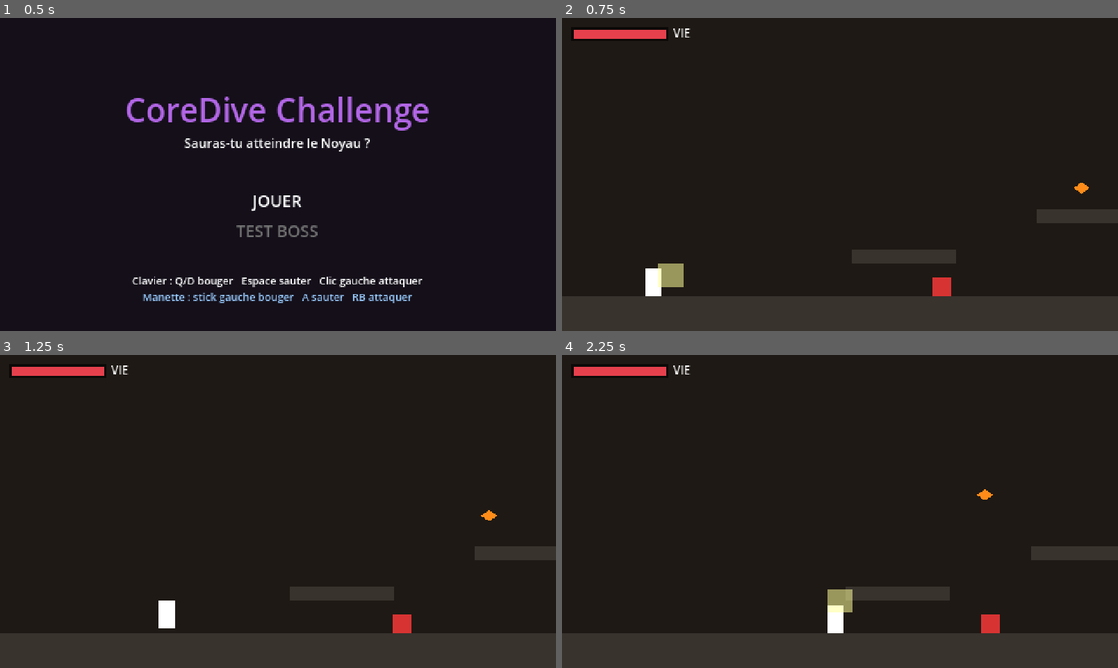
Above: before the commit, frames 1-4 (two rows, left to right).
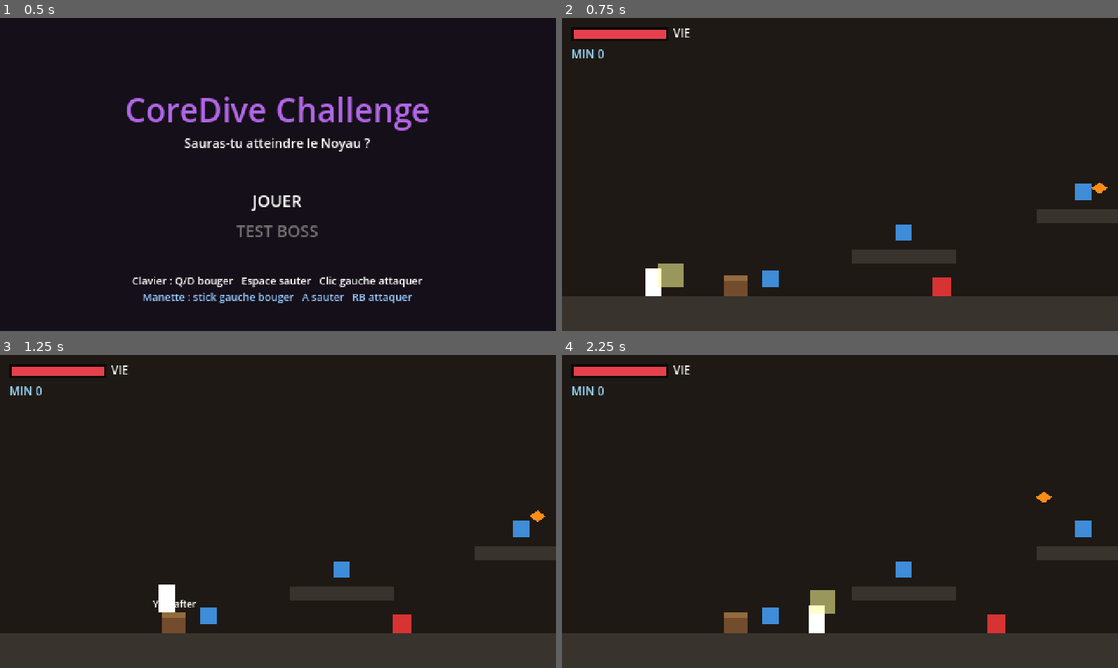
Above: after the commit, the same moments.

Repository: ServOMorph/jeu-pour-nino
Game: Godot game, scene res://scenes/ui/title.tscn
Two runs of this game, one before a commit and one after it. Both use one fixed random seed, a clock stepped at 60 frames per second and the inputs below.
Inputs (mouse positions are in pixels of both pictures, inside the frame that each line leads up to):
- Up to frame 1 (0.5 s): no input
- Up to frame 2 (0.75 s): tap Enter (ui_accept) at 0.5 s; move the mouse to (962, 158) at 0.52 s; hold D (move_right) from 0.53 s (still down); click (962, 158) at 0.6 s
- Up to frame 3 (1.25 s): keep holding D (move_right); tap Space (jump) at 0.77 s; tap Enter (ui_accept) at 0.8 s
- Up to frame 4 (2.25 s): move the mouse to (728, 527) at 1.27 s; tap Enter (ui_accept) at 1.35 s; tap Space (jump) at 1.52 s; click (728, 527) at 1.55 s; move the mouse to (895, 442) at 2.02 s; release D (move_right) at 2.03 s; hold A (move_left) from 2.03 s (still down); click (895, 442) at 2.1 s

Frame 1 is identical in both runs. In frame 2, 0.9% of the frame differs, in the area x 1-99%, y 10-89%; in frame 3, 1.2%; in frame 4, 2.1%, in the area x 1-96%, y 10-89%.

Commit message:
close(jeu): session 2026-06-21 — Phase 1+2 implémentées (Inventory, filons, établi, craft menu)
Co-Authored-By: Claude Haiku 4.5 <noreply@anthropic.com>

Diff:
--- /dev/null
+++ b/game/data/recipes.json
@@ -0,0 +1,5 @@
+[
+  {"id": "epee_cuivre", "name": "Epee cuivre", "cost": 4},
+  {"id": "armure_bois", "name": "Armure bois", "cost": 3},
+  {"id": "epee_fer",    "name": "Epee fer",    "cost": 7}
+]
--- a/game/project.godot
+++ b/game/project.godot
@@ -17,6 +17,7 @@
 JoyMap="*res://scripts/joymap.gd"
 AudioManager="*res://scripts/audio.gd"
 Dev="*res://scripts/dev.gd"
+Inventory="*res://scripts/inventory.gd"
 
 [display]
 
--- /dev/null
+++ b/game/scripts/craft_menu.gd
@@ -0,0 +1,136 @@
+extends CanvasLayer
+
+const RECIPE_FILE := "res://data/recipes.json"
+const PX := 140.0
+const PY := 77.0
+const PW := 200.0
+const PH := 115.0
+const ROW_H := 22.0
+
+var _recipes: Array = []
+var _selected := 0
+var _row_bgs: Array[ColorRect] = []
+var _row_labels: Array[Label] = []
+
+func _ready() -> void:
+	layer = 10
+	process_mode = Node.PROCESS_MODE_ALWAYS
+	_load_recipes()
+	_build_ui()
+	visible = false
+
+func _load_recipes() -> void:
+	var f := FileAccess.open(RECIPE_FILE, FileAccess.READ)
+	if f == null:
+		return
+	var parsed: Variant = JSON.parse_string(f.get_as_text())
+	if parsed is Array:
+		_recipes = parsed
+
+func _build_ui() -> void:
+	var dim := ColorRect.new()
+	dim.color = Color(0, 0, 0, 0.5)
+	dim.size = Vector2(480, 270)
+	add_child(dim)
+
+	var panel := ColorRect.new()
+	panel.color = Color(0.12, 0.10, 0.08)
+	panel.position = Vector2(PX, PY)
+	panel.size = Vector2(PW, PH)
+	add_child(panel)
+
+	var title := Label.new()
+	title.text = "ETABLI"
+	title.position = Vector2(PX + 8, PY + 6)
+	title.add_theme_font_size_override("font_size", 10)
+	title.modulate = Color(0.9, 0.75, 0.4)
+	add_child(title)
+
+	var sep := ColorRect.new()
+	sep.color = Color(0.4, 0.3, 0.15)
+	sep.position = Vector2(PX + 4, PY + 22)
+	sep.size = Vector2(PW - 8, 1)
+	add_child(sep)
+
+	for i in _recipes.size():
+		_build_row(i)
+
+	var hint := Label.new()
+	hint.text = "A: craft   B: fermer"
+	hint.position = Vector2(PX + 4, PY + PH - 14)
+	hint.add_theme_font_size_override("font_size", 7)
+	hint.modulate = Color(0.45, 0.45, 0.45)
+	add_child(hint)
+
+func _build_row(i: int) -> void:
+	var recipe: Dictionary = _recipes[i]
+	var y := PY + 26.0 + i * ROW_H
+
+	var bg := ColorRect.new()
+	bg.position = Vector2(PX + 4, y)
+	bg.size = Vector2(PW - 8, ROW_H - 4)
+	bg.color = Color(0.20, 0.18, 0.15)
+	add_child(bg)
+
+	var lbl := Label.new()
+	lbl.text = "%s — %d MIN" % [recipe["name"], int(recipe["cost"])]
+	lbl.position = Vector2(PX + 8, y + 2)
+	lbl.add_theme_font_size_override("font_size", 9)
+	add_child(lbl)
+
+	_row_bgs.append(bg)
+	_row_labels.append(lbl)
+
+func open() -> void:
+	_selected = 0
+	_refresh()
+	visible = true
+	get_tree().paused = true
+
+func close() -> void:
+	visible = false
+	get_tree().paused = false
+
+func _refresh() -> void:
+	for i in _recipes.size():
+		var recipe: Dictionary = _recipes[i]
+		var cost := int(recipe["cost"])
+		var id: String = recipe["id"]
+		var done := Inventory.has_item(id)
+		var affordable := Inventory.resources >= cost
+
+		_row_bgs[i].color = Color(0.30, 0.26, 0.20) if i == _selected else Color(0.20, 0.18, 0.15)
+
+		if done:
+			_row_labels[i].text = "%s [CRAFT]" % recipe["name"]
+			_row_labels[i].modulate = Color(0.45, 0.70, 0.45)
+		elif affordable:
+			_row_labels[i].text = "%s — %d MIN" % [recipe["name"], cost]
+			_row_labels[i].modulate = Color(1.0, 0.95, 0.8)
+		else:
+			_row_labels[i].text = "%s — %d MIN" % [recipe["name"], cost]
+			_row_labels[i].modulate = Color(0.45, 0.45, 0.45)
+
+func _process(_delta: float) -> void:
+	if not visible:
+		return
+	if Input.is_action_just_pressed("ui_cancel"):
+		close()
+	elif Input.is_action_just_pressed("ui_up"):
+		_selected = (_selected - 1 + _recipes.size()) % _recipes.size()
+		_refresh()
+	elif Input.is_action_just_pressed("ui_down"):
+		_selected = (_selected + 1) % _recipes.size()
+		_refresh()
+	elif Input.is_action_just_pressed("ui_accept"):
+		_try_craft(_selected)
+
+func _try_craft(i: int) -> void:
+	if i >= _recipes.size():
+		return
+	var recipe: Dictionary = _recipes[i]
+	if Inventory.has_item(recipe["id"]):
+		return
+	if Inventory.spend(int(recipe["cost"])):
+		Inventory.add_item(recipe["id"])
+		_refresh()
--- a/game/scripts/hud.gd
+++ b/game/scripts/hud.gd
@@ -3,10 +3,12 @@
 var _hp_fill: ColorRect
 var _boss_bar_root: Control
 var _boss_fill: ColorRect
+var _res_label: Label
 
 func setup(player: Node, boss: Node) -> void:
 	_build_player_bar(player)
 	_build_boss_bar(boss)
+	_build_resource_counter()
 
 func _build_player_bar(player: Node) -> void:
 	var hp_bg := ColorRect.new()
@@ -48,6 +50,18 @@
 	_boss_bar_root.add_child(b_label)
 	boss.health_changed.connect(_on_boss_health_changed)
 
+func _build_resource_counter() -> void:
+	_res_label = Label.new()
+	_res_label.position = Vector2(8, 24)
+	_res_label.add_theme_font_size_override("font_size", 10)
+	_res_label.modulate = Color(0.6, 0.85, 1.0)
+	add_child(_res_label)
+	Inventory.resources_changed.connect(_on_resources_changed)
+	_on_resources_changed(Inventory.resources)
+
+func _on_resources_changed(current: int) -> void:
+	_res_label.text = "MIN %d" % current
+
 func show_boss_bar() -> void:
 	_boss_bar_root.visible = true
 
--- /dev/null
+++ b/game/scripts/inventory.gd
@@ -0,0 +1,31 @@
+extends Node
+
+signal resources_changed(current: int)
+signal items_changed()
+
+var resources := 0
+var items: Array[String] = []
+
+func reset() -> void:
+	resources = 0
+	items.clear()
+	resources_changed.emit(resources)
+	items_changed.emit()
+
+func add(amount: int) -> void:
+	resources += amount
+	resources_changed.emit(resources)
+
+func spend(amount: int) -> bool:
+	if resources < amount:
+		return false
+	resources -= amount
+	resources_changed.emit(resources)
+	return true
+
+func add_item(id: String) -> void:
+	items.append(id)
+	items_changed.emit()
+
+func has_item(id: String) -> bool:
+	return id in items
--- a/game/scripts/joymap.gd
+++ b/game/scripts/joymap.gd
@@ -48,6 +48,11 @@
 	_add_joypad_axis("move_right",   JOY_AXIS_LEFT_X,  1.0)
 	_add_joypad_button("move_left",  JOY_BUTTON_DPAD_LEFT)
 	_add_joypad_button("move_right", JOY_BUTTON_DPAD_RIGHT)
+	if not InputMap.has_action("interact"):
+		InputMap.add_action("interact", 0.5)
+	_add_joypad_button("interact",   JOY_BUTTON_Y)
+	_add_joypad_button("ui_accept",  JOY_BUTTON_A)
+	_add_joypad_button("ui_cancel",  JOY_BUTTON_B)
 
 # --- helpers ---
 
--- a/game/scripts/level.gd
+++ b/game/scripts/level.gd
@@ -4,6 +4,10 @@
 const ENEMY_GROUND := preload("res://scenes/enemies/enemy_ground.tscn")
 const ENEMY_FLYER := preload("res://scenes/enemies/enemy_flyer.tscn")
 const BOSS := preload("res://scenes/enemies/boss.tscn")
+
+const ORE_NODE := preload("res://scripts/ore_node.gd")
+const WORKBENCH_SCRIPT := preload("res://scripts/workbench.gd")
+const CRAFT_MENU_SCRIPT := preload("res://scripts/craft_menu.gd")
 
 const LEVEL_WIDTH := 1600.0
 const LEVEL_HEIGHT := 270.0
@@ -20,9 +24,11 @@
 const HUD_SCRIPT := preload("res://scripts/hud.gd")
 
 var _hud: CanvasLayer
+var _craft_menu: CanvasLayer
 
 func _ready() -> void:
 	randomize()
+	Inventory.reset()
 	_build_background()
 	_build_geometry()
 	_spawn_player()
@@ -30,6 +36,8 @@
 	if cfg["enemies"]:
 		_spawn_enemies()
 	_spawn_boss()
+	_spawn_ores()
+	_spawn_workbench()
 	_setup_hud()
 	player.global_position = cfg["pos"]
 	if cfg["boss_active"]:
@@ -148,6 +156,28 @@
 	boss.global_position = Vector2(1460, FLOOR_TOP - 18)
 	boss.died.connect(_on_boss_died)
 
+func _spawn_ores() -> void:
+	var positions := [
+		Vector2(180, FLOOR_TOP - 15),
+		Vector2(295, 200 - 15),
+		Vector2(450, 165 - 15),
+		Vector2(590, FLOOR_TOP - 15),
+		Vector2(760, 175 - 15),
+		Vector2(940, 190 - 15),
+	]
+	for pos in positions:
+		var ore := ORE_NODE.new()
+		add_child(ore)
+		ore.global_position = pos
+
+func _spawn_workbench() -> void:
+	_craft_menu = CRAFT_MENU_SCRIPT.new()
+	add_child(_craft_menu)
+	var wb := WORKBENCH_SCRIPT.new()
+	add_child(wb)
+	wb.global_position = Vector2(150, FLOOR_TOP - 9)
+	wb.interact_requested.connect(_craft_menu.open)
+
 func _start_boss_fight() -> void:
 	_boss_started = true
 	# Porte qui se ferme a l'entree de l'arene
--- /dev/null
+++ b/game/scripts/ore_node.gd
@@ -0,0 +1,50 @@
+extends StaticBody2D
+
+const ORE_SIZE := Vector2(14, 14)
+const ORE_HP := 3
+const ORE_DROP := 1
+
+var _hp := ORE_HP
+var _visual: Polygon2D
+
+func _ready() -> void:
+	collision_layer = 1
+	collision_mask = 0
+
+	var shape := CollisionShape2D.new()
+	var rs := RectangleShape2D.new()
+	rs.size = ORE_SIZE
+	shape.shape = rs
+	add_child(shape)
+
+	_visual = Polygon2D.new()
+	_visual.color = Color(0.25, 0.55, 0.85)
+	var h := ORE_SIZE * 0.5
+	_visual.polygon = PackedVector2Array([
+		Vector2(-h.x, -h.y), Vector2(h.x, -h.y),
+		Vector2(h.x, h.y), Vector2(-h.x, h.y)
+	])
+	add_child(_visual)
+
+	var hurtbox := Area2D.new()
+	hurtbox.add_to_group("mineable_hurtbox")
+	hurtbox.collision_layer = 8
+	hurtbox.collision_mask = 8
+	var hb_shape := CollisionShape2D.new()
+	var hb_rs := RectangleShape2D.new()
+	hb_rs.size = ORE_SIZE
+	hb_shape.shape = hb_rs
+	hurtbox.add_child(hb_shape)
+	add_child(hurtbox)
+
+func take_damage(amount: int, _knockback: Vector2) -> void:
+	_hp -= amount
+	_flash()
+	if _hp <= 0:
+		Inventory.add(ORE_DROP)
+		queue_free()
+
+func _flash() -> void:
+	var t := create_tween()
+	t.tween_property(_visual, "color", Color(1, 1, 1), 0.06)
+	t.tween_property(_visual, "color", Color(0.25, 0.55, 0.85), 0.10)
--- a/game/scripts/player.gd
+++ b/game/scripts/player.gd
@@ -117,7 +117,7 @@
 		return
 	var hit := false
 	for area in attack_hitbox.get_overlapping_areas():
-		if area.is_in_group("enemy_hurtbox"):
+		if area.is_in_group("enemy_hurtbox") or area.is_in_group("mineable_hurtbox"):
 			var target := area.get_parent()
 			if target.has_method("take_damage"):
 				target.take_damage(attack_damage, aim * ATTACK_KNOCKBACK)
--- /dev/null
+++ b/game/scripts/workbench.gd
@@ -0,0 +1,69 @@
+extends StaticBody2D
+
+signal interact_requested
+
+const SIZE := Vector2(20, 18)
+const ZONE_SIZE := Vector2(60, 50)
+
+var _in_range := false
+var _prompt: Label
+
+func _ready() -> void:
+	collision_layer = 1
+	collision_mask = 0
+
+	var shape := CollisionShape2D.new()
+	var rs := RectangleShape2D.new()
+	rs.size = SIZE
+	shape.shape = rs
+	add_child(shape)
+
+	var body_vis := Polygon2D.new()
+	body_vis.color = Color(0.45, 0.30, 0.18)
+	var h := SIZE * 0.5
+	body_vis.polygon = PackedVector2Array([
+		Vector2(-h.x, -h.y), Vector2(h.x, -h.y),
+		Vector2(h.x, h.y), Vector2(-h.x, h.y)
+	])
+	add_child(body_vis)
+
+	var top_vis := Polygon2D.new()
+	top_vis.color = Color(0.58, 0.42, 0.24)
+	top_vis.polygon = PackedVector2Array([
+		Vector2(-h.x, -h.y), Vector2(h.x, -h.y),
+		Vector2(h.x, -h.y + 5), Vector2(-h.x, -h.y + 5)
+	])
+	add_child(top_vis)
+
+	var zone := Area2D.new()
+	zone.collision_layer = 0
+	zone.collision_mask = 2
+	var zshape := CollisionShape2D.new()
+	var zrs := RectangleShape2D.new()
+	zrs.size = ZONE_SIZE
+	zshape.shape = zrs
+	zone.add_child(zshape)
+	zone.body_entered.connect(_on_body_entered)
+	zone.body_exited.connect(_on_body_exited)
+	add_child(zone)
+
+	_prompt = Label.new()
+	_prompt.text = "Y : crafter"
+	_prompt.add_theme_font_size_override("font_size", 8)
+	_prompt.position = Vector2(-18, -22)
+	_prompt.visible = false
+	add_child(_prompt)
+
+func _process(_delta: float) -> void:
+	if _in_range and Input.is_action_just_pressed("interact"):
+		interact_requested.emit()
+
+func _on_body_entered(body: Node) -> void:
+	if body.is_in_group("player"):
+		_in_range = true
+		_prompt.visible = true
+
+func _on_body_exited(body: Node) -> void:
+	if body.is_in_group("player"):
+		_in_range = false
+		_prompt.visible = false
Not shown, changed: README.md
Not shown, changed: _contexte/contexte.md
Not shown, changed: _contexte/signals.md
